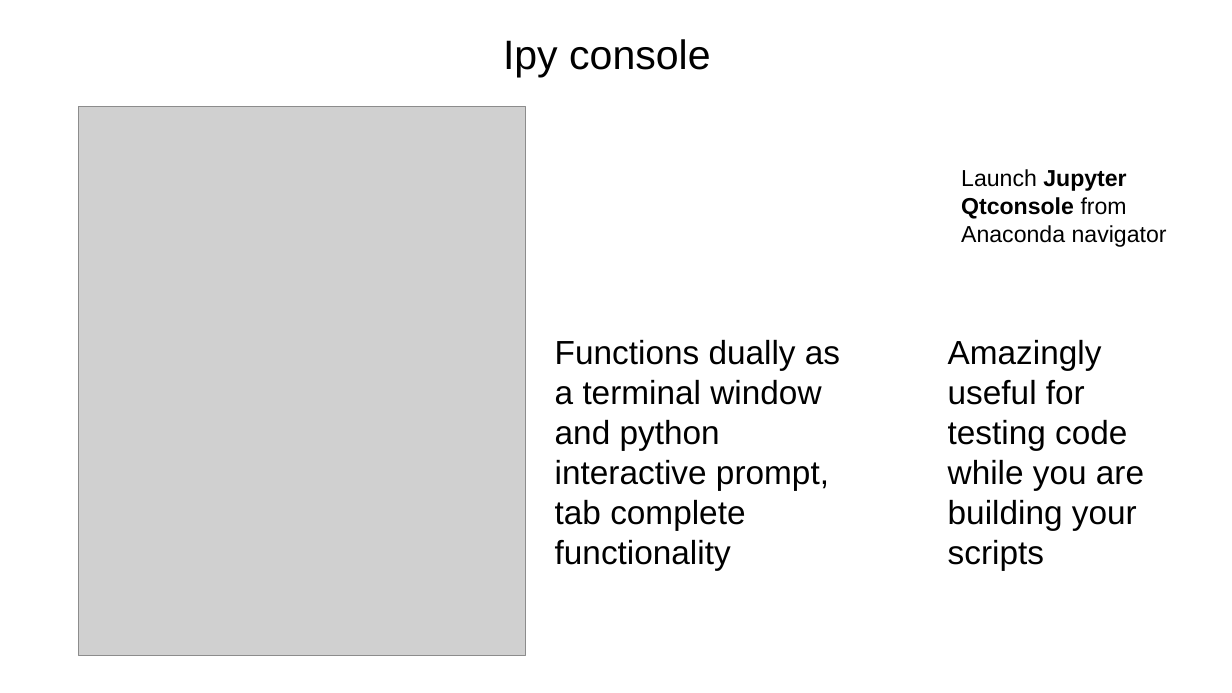
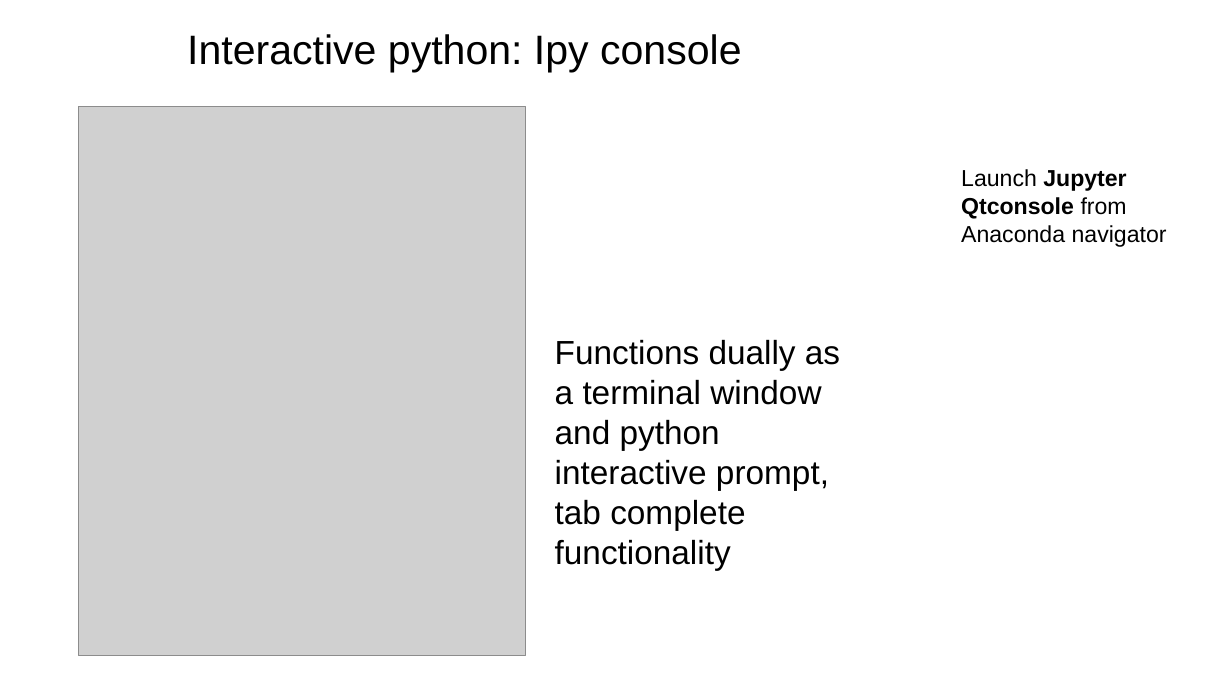
Before and after one commit to tparchman/F26_BIOL792, a slide deck: slide 13 of week6_pythonI/week6_python.pptx (slide 4 before the commit). Drawn at 1232x693 pixels with LibreOffice and Linux fonts; fonts in the diff are those of the drawing; grey boxes stand for pictures. Boxes give left, top, right and bottom in pixels: in the first picture for what was removed or moved away, otherwise in the second. Text is boxed around its words. In the diff, an @@ line names an element or a change of style, - is before the commit and + after.

```diff
--- a/week6_pythonI/week6_python.pptx
+++ b/week6_pythonI/week6_python.pptx
@@ text at [187, 34, 742, 73]: text changed @@
-Ipy console
+Interactive python: Ipy console
@@ text removed at [948, 339, 1144, 570] @@
-Amazingly useful for testing code while you are building your scripts
```
Also in this commit, not shown: 8 other slides changed, 5 slides added, 2 slides removed, 3 other files.
